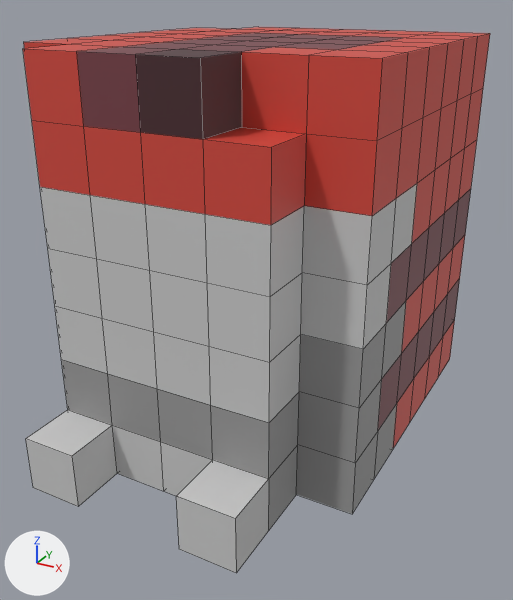
The FBX model Assets/resources/graphics/models/units/ramza/RamzaLegUpperR.fbx: old version first, new version second.
Before and after are seen from a camera (50 mm lens) standing at (0.381, 2.144, 0.316) and looking at (0.266, 2.354, 0.211). The axes (+X, +Y, +Z) are drawn at lower left. The lights are the same throughout. Mesh edges are drawn as thin lines. Where no turn or scale is listed for an object, it has been applied to the vertices.

Names of what the first picture shows: 'RamzaBody_part'.
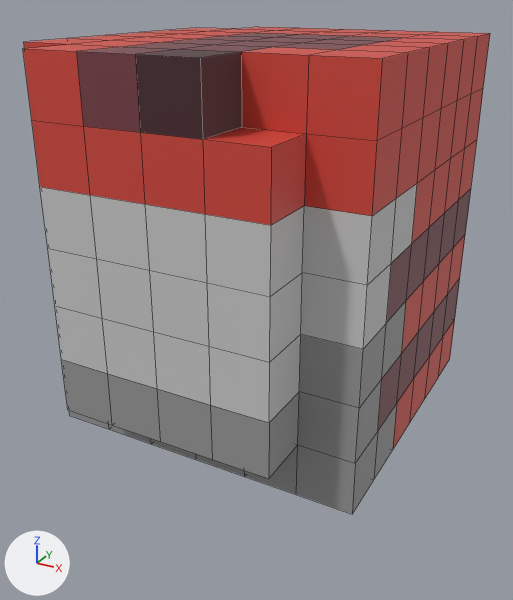
Pixel boxes (x1, y1, x2, y2) of what changed, in the pictures (513 x 600 px):
'RamzaBody_part', reshaped (11% shorter)
    before: (23, 27, 490, 573)
    after: (23, 27, 490, 514)
part 1 of me_ramzabody_part, cut back
    before: (26, 410, 298, 573)
    after: (109, 424, 298, 494)

The edits, one by one:
me_ramzabody_part is used by ob_ramzabody_part; location (0.26, 2.37, 0.3).
me_ramzabody_part had 270 vertices, 268 faces and spanned x -0.06..0.06, y -0.09..0.07, z -0.14..0.0.
me_ramzabody_part now has 260 vertices, 258 faces and spans x -0.06..0.06, y -0.07..0.07, z -0.14..0.0.
Part 1, on me_ramzabody_part:
12 vertices are removed from x -0.04..0.04, y -0.09..-0.07, z -0.14..-0.12.
18 faces are deleted.
1 vertex moves from x 0.0, y -0.07, z -0.14 to x 0.0, y -0.05, z -0.12.
2 vertices are added at (-0.02, -0.05, -0.12), (0.02, -0.05, -0.12).
8 new faces join them.
